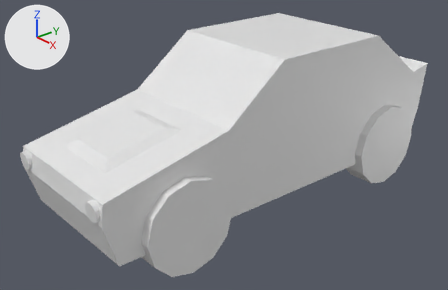
One commit to the Blender file Low Poly Car.blend: the scene before it, then after it.
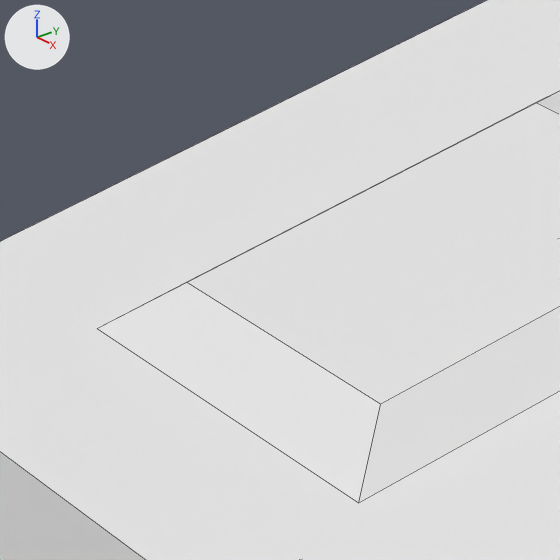
The first picture shows the older version from a 50 mm camera at (6.66, -6.75, 4.27) aimed at (-0.09, -1.08, 0.39). The close-ups show both versions on the part from 11% to 30% of the width and 33% to 63% of the height of that picture; other places that the commit changed are outside them. Arrows for +X, +Y and +Z are at upper left; the lights stay in place. The close-ups show mesh edges as thin lines.

The first close-up shows 'Car'.
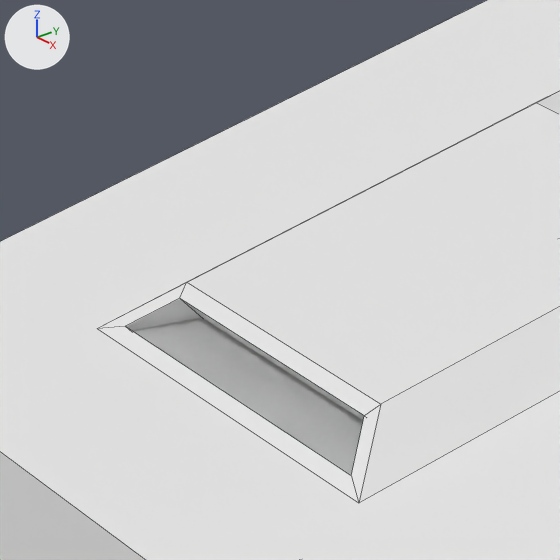
Changed parts and their boxes (x1, y1, x2, y2) in the close-ups (560 x 560 px):
part 1 of me_car, built on: (98, 282, 381, 503) in both

The change in detail:
me_car has 44 vertices, 40 faces and spans x -1.07..1.07, y -3.88..2.45, z -0.07..2.0.
me_car is used by ob_car; location (0.0, 0.0, 0.0).
Verts and faces of me_car; kept vertices keep their numbers, new ones are numbered from 44.
Before the commit, vertices of me_car: 38 (0.53, -3.49, 0.91) at pixel (358, 503), 41 (0.39, -3.35, 1.02) at pixel (380, 404), 42 (-0.39, -3.35, 1.02) at pixel (186, 282), 43 (-0.53, -3.49, 0.91) at pixel (97, 328).
Part 1, on me_car:
Faces deleted: (38, 41, 42, 43).
New vertex 44 is at (0.46, -3.46, 0.93), pixel (351, 475).
New vertex 45 is at (0.37, -3.38, 1.0), pixel (364, 415).
New vertex 46 is at (-0.37, -3.38, 1.0), pixel (179, 298).
New vertex 47 is at (-0.46, -3.46, 0.93), pixel (125, 326).
New vertex 48 is at (0.46, -3.41, 0.86).
New vertex 49 is at (0.37, -3.32, 0.93).
New vertex 50 is at (-0.37, -3.32, 0.93).
New vertex 51 is at (-0.46, -3.41, 0.86).
New faces: (44, 48, 51, 47), (41, 42, 46, 45), (38, 41, 45, 44), (42, 43, 47, 46), (38, 44, 47, 43), (48, 49, 50, 51).
New faces: (44, 45, 49, 48), (46, 47, 51, 50), (45, 46, 50, 49).
